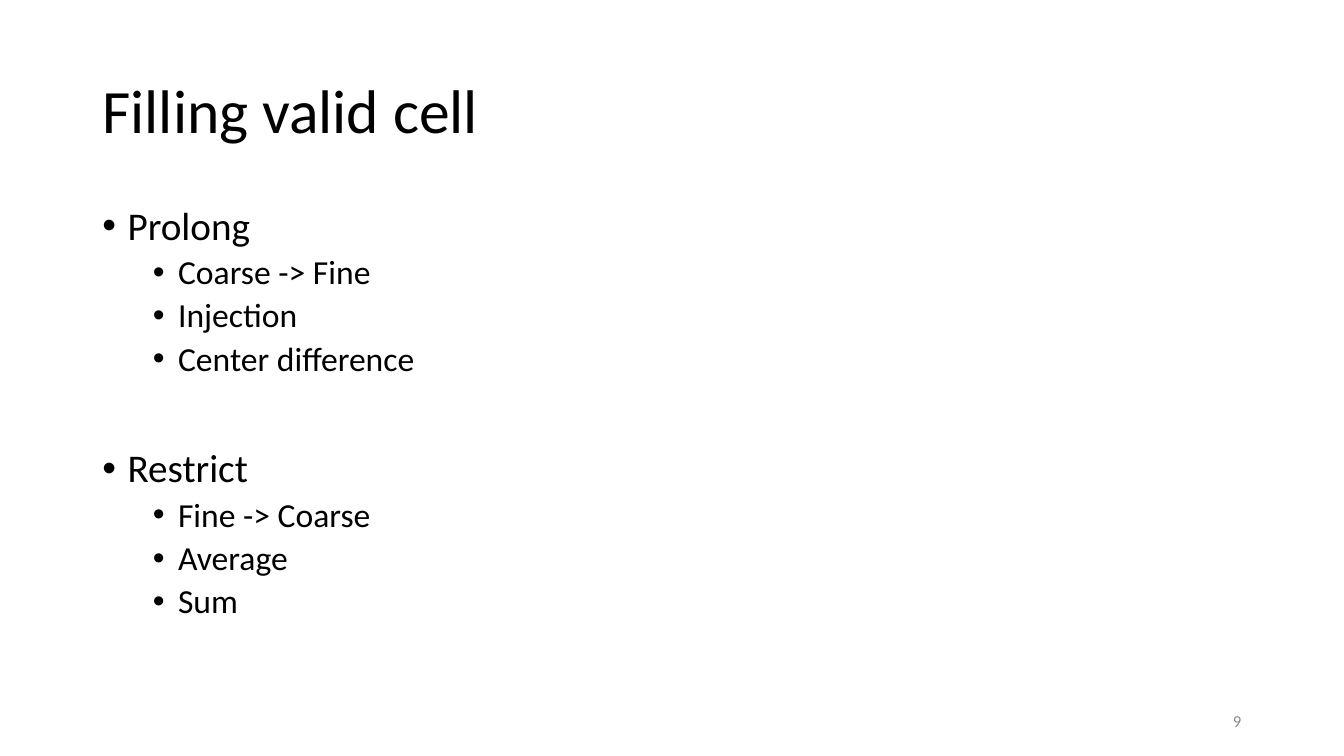
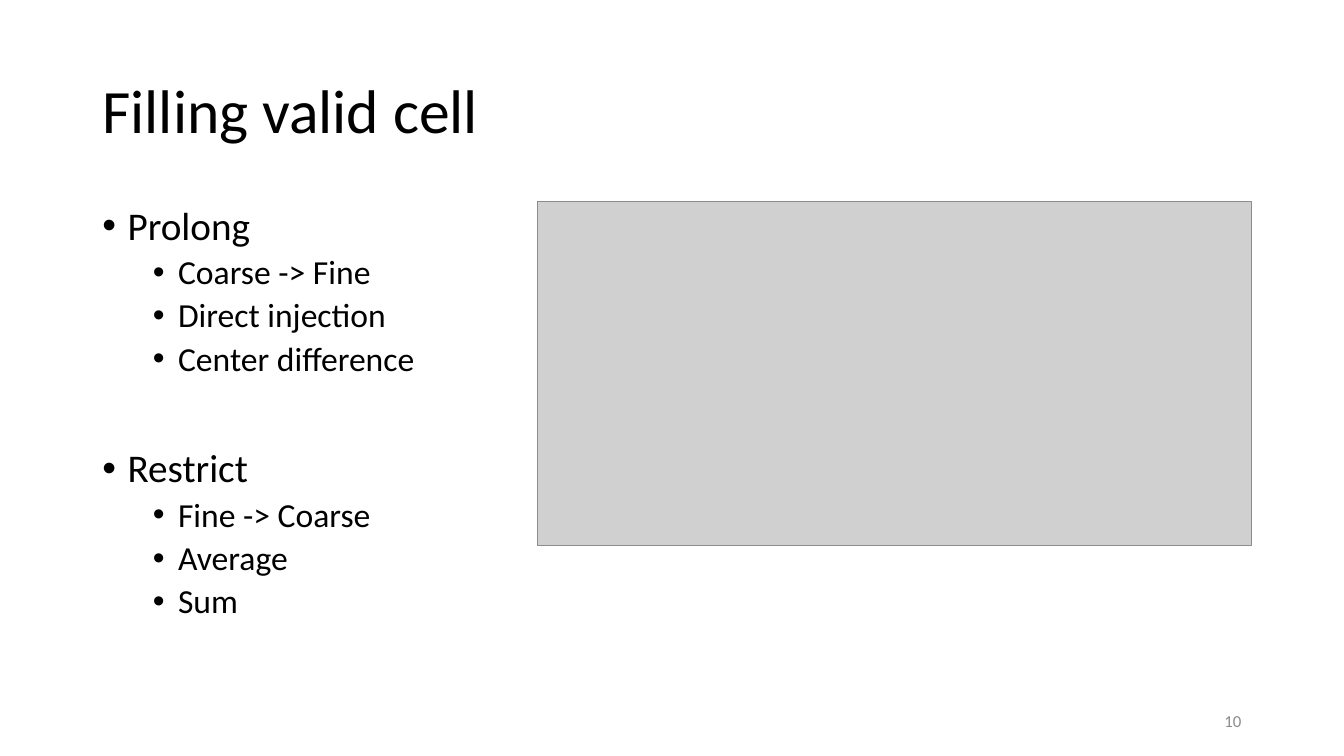
Before and after one commit to haloless/SayakaAmr, a slide deck: slide 10 of doc/note_sayaka.pptx (slide 9 before the commit). Drawn at 1344x756 pixels with LibreOffice and Linux fonts; fonts in the diff are those of the drawing; grey boxes stand for pictures. Boxes give left, top, right and bottom in pixels: in the first picture for what was removed or moved away, otherwise in the second. Text is boxed around its words. In the diff, an @@ line names an element or a change of style, - is before the commit and + after.

```diff
--- a/doc/note_sayaka.pptx
+++ b/doc/note_sayaka.pptx
@@ picture added at <box>537,202,1252,546</box> @@
@@ text at <box>178,303,385,333</box>: text changed @@
-  • Injection
+  • Direct injection
@@ page number at <box>1224,716,1241,727</box>: text changed @@
-9
+10
```
Also in this commit, not shown: 7 other slides changed, 2 slides added.
